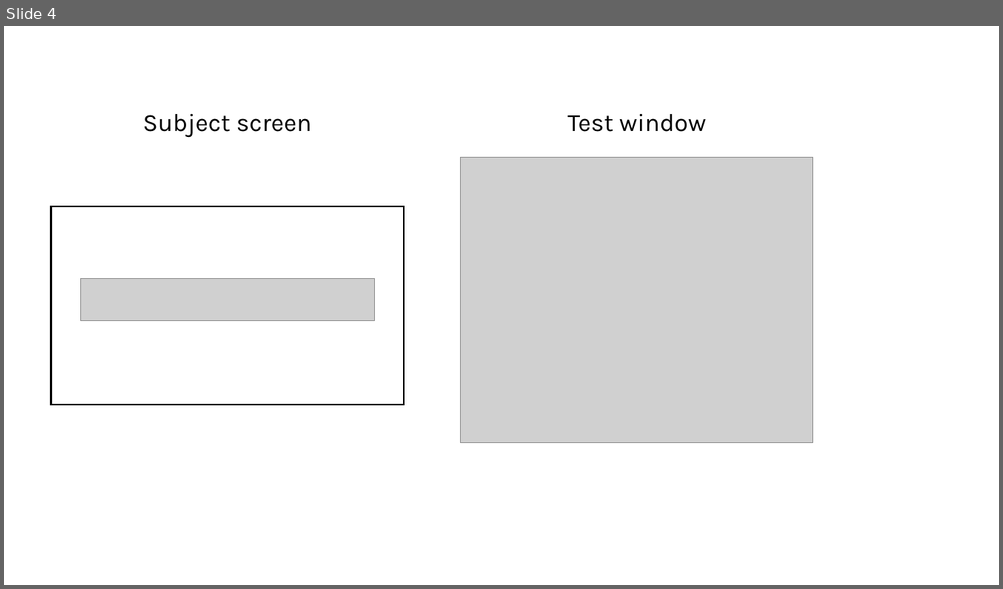
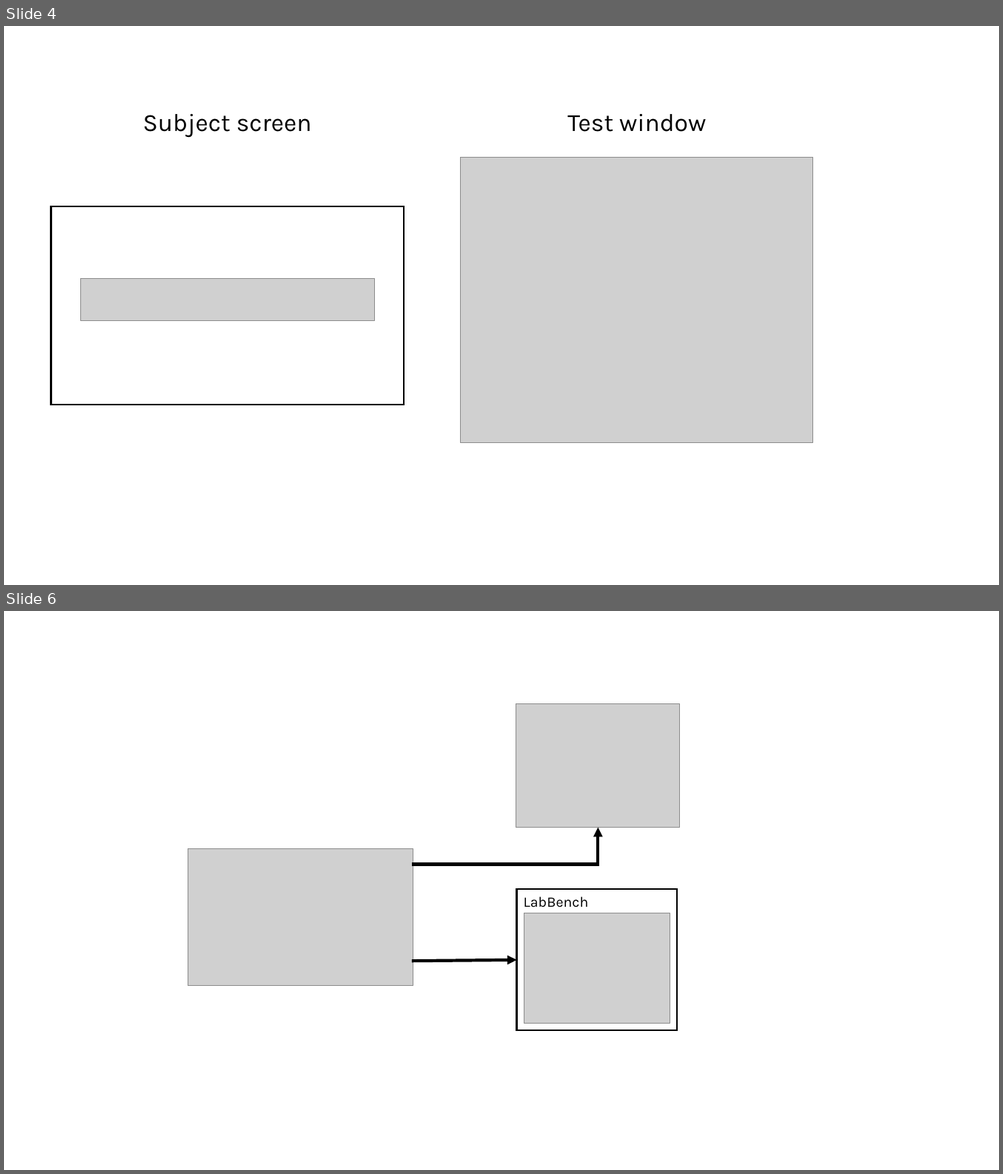
Before and after one commit to LabBench-Society/LabBench.Documentation, a slide deck: illustrations/test-response-recording.pptx. Shown one above the other, each under a label of ours: slide 4 before the commit, slides 4 and 6 after it; the slides between them are not shown. The pictures are 1003x589 and 1003x1174 pixels, drawn with LibreOffice and Linux fonts; fonts in the diff are those of the drawing; grey boxes stand for pictures. Boxes give left, top, right and bottom in pixels: in the first picture for what was removed or moved away, otherwise in the second. Text is boxed around its words. In the diff, an @@ line names an element or a change of style, - is before the commit and + after.

```diff
--- a/illustrations/test-response-recording.pptx
+++ b/illustrations/test-response-recording.pptx
@@ slide 6 added at bbox=[4, 611, 999, 1170], background #FFFFFF @@
@@ picture added at bbox=[516, 703, 679, 827] @@
@@ elbow arrow added from (412, 865) to (598, 827), #000000 3 pt @@
@@ picture added at bbox=[188, 849, 413, 985] @@
@@ rectangle added at bbox=[517, 889, 677, 1031], outline #000000 1.5 pt @@
@@ text added at bbox=[523, 897, 589, 929], 14 pt, text #000000 @@
+LabBench DISPLAY
@@ picture added at bbox=[524, 914, 669, 1024] @@
@@ arrow added from (412, 961) to (517, 960), #000000 3 pt @@
```
Also in this commit, not shown: 1 other slide added, 10 other files.
